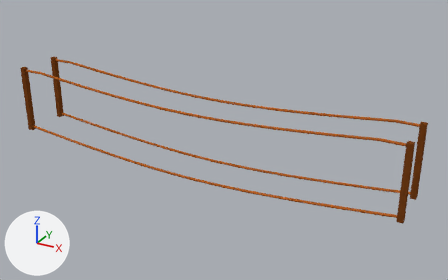
Renders of the Blender file Project Gamma/Assets/Models/Environment Pieces/Bridge Rope.blend from each side of a commit.
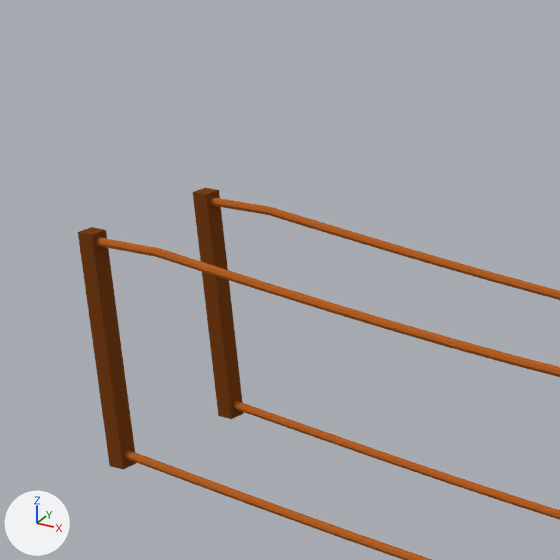
The first picture shows the older version from a 50 mm camera at (21.7, -35.9, 19.7) aimed at (1.6, 0.6, 1.5). The close-ups show both versions on the part from 0% to 33% of the width and 3% to 55% of the height of that picture; other places that the commit changed are outside them. Every picture has the same lights, and +X, +Y and +Z are marked at lower left.

The first close-up shows 'Bridge Rope', 'Bridge Rope.001', 'Bridge Rope.002', 'Bridge Rope.003', 'Pillar', 'Pillar.001'.
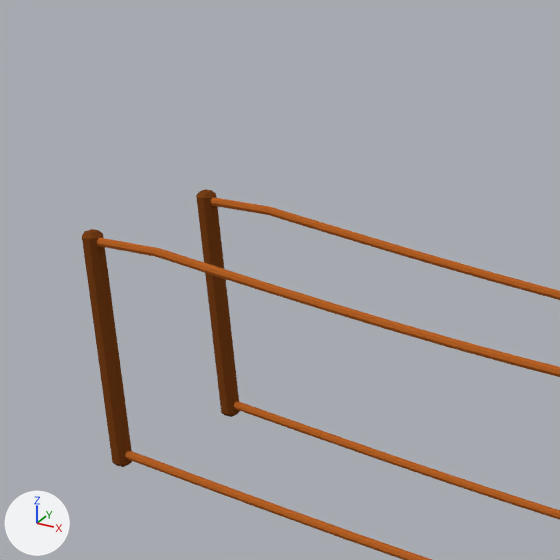
Location of each change, [x1, y1, x2, y2] in pixels of the close-ups (560 x 560 px):
'Pillar', modifiers changed (14% narrower): before [78, 227, 136, 469]; after [82, 229, 132, 467]
'Pillar.001', modifiers changed (13% narrower): before [193, 188, 244, 419]; after [196, 189, 240, 417]

The change, as a diff of the scene's bpy script:
```diff
--- a/Project Gamma/Assets/Models/Environment Pieces/Bridge Rope.blend.py
+++ b/Project Gamma/Assets/Models/Environment Pieces/Bridge Rope.blend.py
@@ ob_pillar_001 @@
 ob_pillar_001.location = (-15.3, 1.7, 0.0)
+_m = ob_pillar_001.modifiers.new('Bevel', 'BEVEL')
+_m.limit_method = 'NONE'
+_m.spread = 0.0
@@ ob_pillar @@
 ob_pillar.location = (-15.3, -1.7, 0.0)
+_m = ob_pillar.modifiers.new('Bevel', 'BEVEL')
+_m.limit_method = 'NONE'
+_m.spread = 0.0
```
